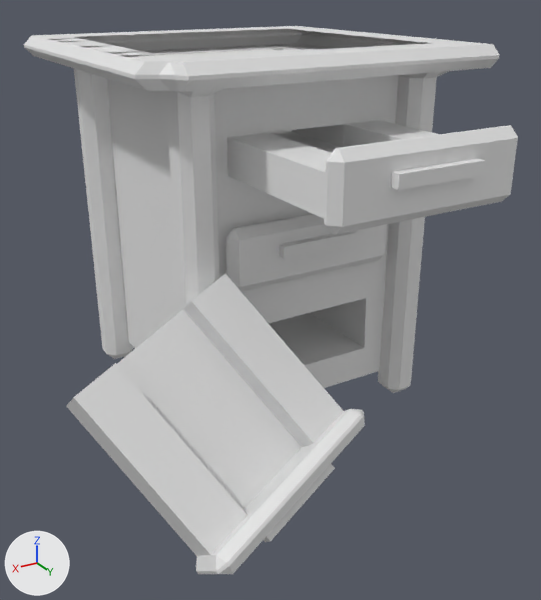
Renders of the FBX model Assets/Blender Exports/broken Objects/desser_broken.fbx from each side of a commit.
One viewpoint serves both versions: a camera (50 mm lens) standing at (3.44, 6.15, 3.87) and looking at (0.27, 0.86, 1.23). Every picture has the same lights, and +X, +Y and +Z are marked at lower left. Vertices at the same position are counted once.
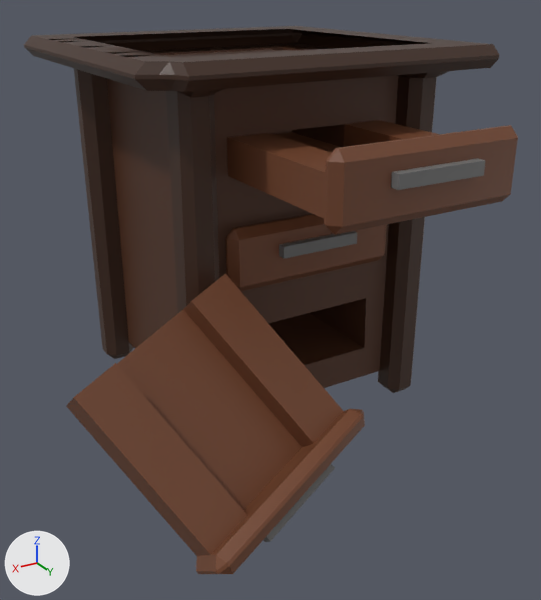
What differs and where, as boxes [x1, y1, x2, y2] in the pictures (541 x 600 px):
part 1 of me_cube_001, recoloured (grey to brown)
    both: [24, 26, 499, 393]
part 2 of me_cube_001, recoloured (grey to brown)
    both: [107, 47, 398, 388]
part 3 of me_cube_001, recoloured (grey to brown)
    both: [215, 75, 394, 147]
part 4 of me_cube_001, recoloured (grey to brown)
    both: [154, 47, 283, 55]
part 5 of me_cube_001, recoloured (grey to brown)
    both: [66, 214, 387, 574]
part 6 of me_cube_001, recoloured (grey to brown)
    both: [278, 125, 518, 235]
part 7 of me_cube_001, recoloured (grey to brown)
    both: [227, 120, 439, 198]
part 8 of me_cube_001, recoloured
    both: [279, 231, 357, 259]
part 9 of me_cube_001, recoloured
    both: [391, 158, 485, 190]
part 10 of me_cube_001, recoloured
    both: [263, 464, 335, 542]

Diff of the bpy script that builds the scene:
```diff
--- a/Assets/Blender Exports/broken Objects/desser_broken.fbx.py
+++ b/Assets/Blender Exports/broken Objects/desser_broken.fbx.py
@@ mat_box @@
+mat_box = principled_material('Box')
+mat_box.base_color = (0.0823, 0.0296, 0.013)  # brown #51301e
@@ mat_trim @@
+mat_trim = principled_material('Trim')
+mat_trim.base_color = (0.0482, 0.0185, 0.00857)  # brown #3e2517
@@ mat_handle @@
+mat_handle = principled_material('Handle')
+mat_handle.base_color = (0.168, 0.168, 0.168)  # grey #727272
@@ mat_drawer @@
+mat_drawer = principled_material('Drawer')
+mat_drawer.base_color = (0.165, 0.0561, 0.0232)  # brown #71432a
@@ me_cube_001 @@
 me_cube_001.from_pydata(...)  # 901 vertices, 904 faces; spans x -1.59..2.34, y -1.61..2.75, z -0.99..2.36
 # used by ob_cube; location = (0.0, 0.0, 1.002)
+# me_cube_001 part 1: 539 of the faces centred in x -1.59..1.58, y -1.61..1.56, z -0.97..2.36 switch from no material to mat_trim (brown #3e2517)
+# me_cube_001 part 2: 10 of the faces centred in x -1.0..1.0, y -0.23..1.0, z -0.76..0.83 switch from no material to mat_box (brown #51301e)
+# me_cube_001 part 3: 5 of the faces centred in x -0.37..0.37, y 0.19..1.0, z 1.64..1.96 switch from no material to mat_box (brown #51301e)
+# me_cube_001 part 4: 1 of the faces centred in x 0.0, y -1.0, z 0.71 switch from no material to mat_box (brown #51301e)
+# me_cube_001 part 5: 198 of the faces centred in x -0.81..2.17, y 1.0..2.74, z -0.98..1.03 switch from no material to mat_drawer (brown #71432a)
+# me_cube_001 part 6: 100 of the faces centred in x -0.81..0.82, y 2.05..2.52, z 1.37..1.91 switch from no material to mat_drawer (brown #71432a)
+# me_cube_001 part 7: 27 of the faces centred in x -0.74..0.75, y 0.59..1.26, z 1.44..1.74 switch from no material to mat_drawer (brown #71432a)
+# me_cube_001 part 8: 8 of the faces centred in x -0.37..0.37, y 1.21..1.24, z 0.75..0.85 switch from no material to mat_handle (grey #727272)
+# me_cube_001 part 9: 8 of the faces centred in x -0.37..0.37, y 2.56..2.6, z 1.64..1.74 switch from no material to mat_handle (grey #727272)
+# me_cube_001 part 10: 8 of the faces centred in x 0.66..1.33, y 2.35..2.54, z -0.73..-0.49 switch from no material to mat_handle (grey #727272)
```
